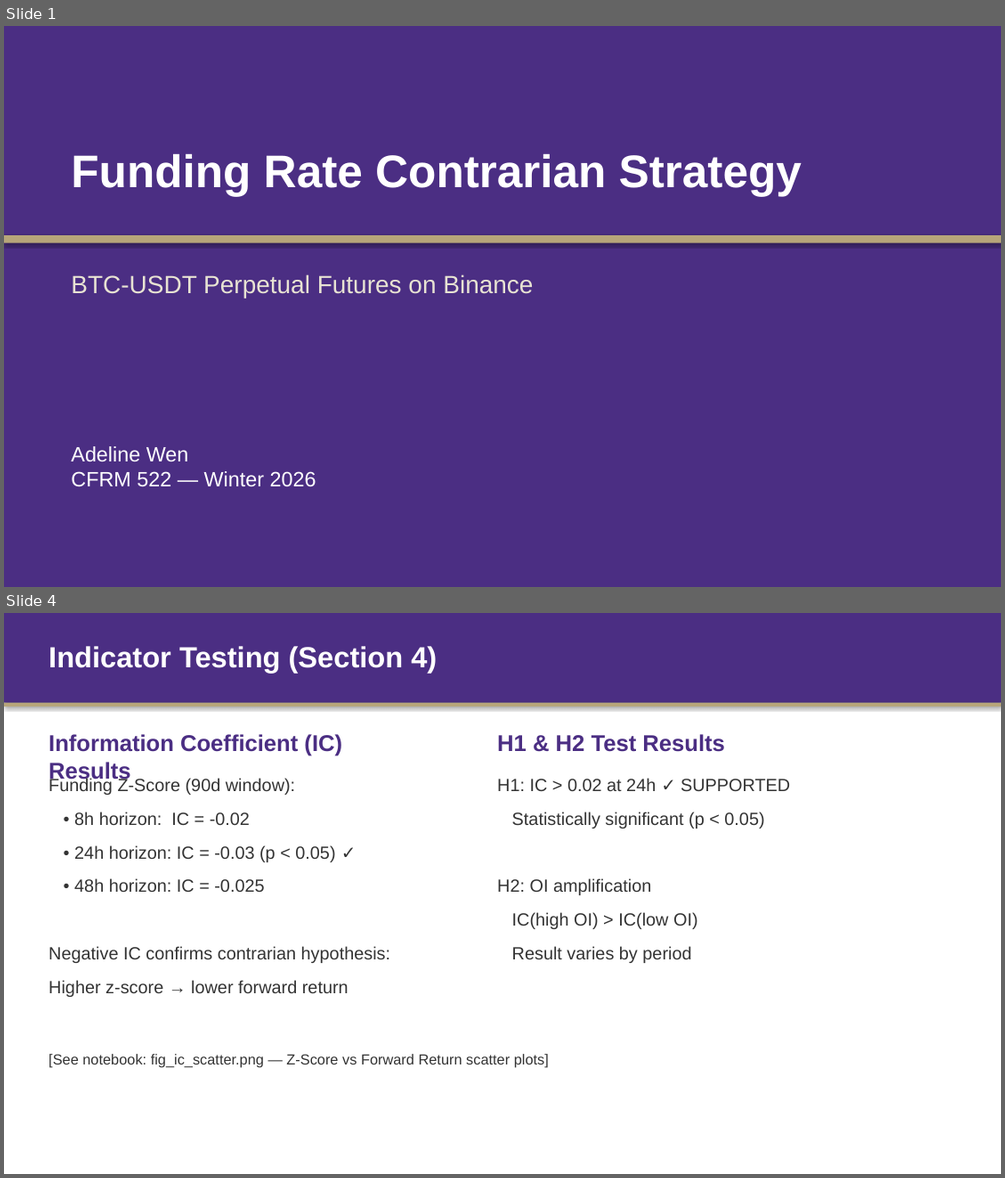
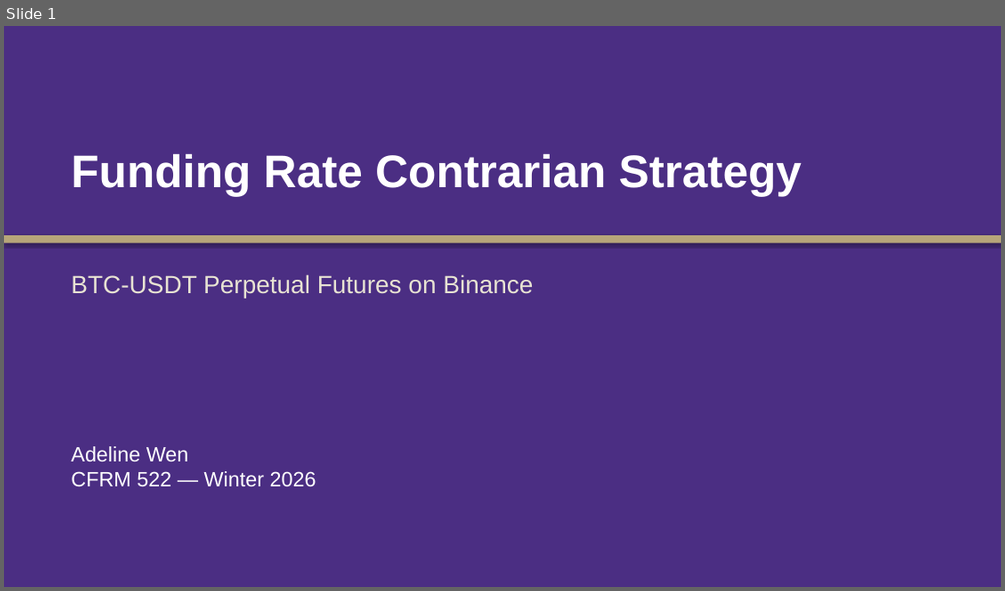
Before and after one commit to Tyche1107/Strategy-project, a slide deck: CFRM522_Presentation.pptx. Shown one above the other, each under a label of ours: slides 1 and 4 before the commit, slide 1 after it; the slides between them are not shown. The pictures are 1005x1178 and 1005x591 pixels, drawn with LibreOffice and Linux fonts; fonts in the diff are those of the drawing. Boxes give left, top, right and bottom in pixels: in the first picture for what was removed or moved away, otherwise in the second. Text is boxed around its words. In the diff, an @@ line names an element or a change of style, - is before the commit and + after.

```diff
--- a/CFRM522_Presentation.pptx
+++ b/CFRM522_Presentation.pptx
@@ slide 4 removed at [4,613,1001,1174], background #FFFFFF @@
@@ rectangle removed at [4,613,1001,703] @@
@@ text removed at [48,646,437,673] @@
-Indicator Testing (Section 4)
@@ rectangle removed at [4,703,1001,706] @@
@@ text removed at [48,734,342,784] @@
-Information Coefficient (IC) Results
@@ text removed at [497,734,724,752] @@
-H1 & H2 Test Results
@@ text removed at [48,777,390,997] @@
-Funding Z-Score (90d window):
-• 8h horizon: IC = -0.02
-• 24h horizon: IC = -0.03 (p < 0.05) ✓
-• 48h horizon: IC = -0.025
-Negative IC confirms contrarian hypothesis:
-Higher z-score → lower forward return
@@ text removed at [497,778,790,963] @@
-H1: IC > 0.02 at 24h ✓ SUPPORTED
-Statistically significant (p < 0.05)
-H2: OI amplification
-IC(high OI) > IC(low OI)
-Result varies by period
@@ text removed at [48,1054,549,1068] @@
-[See notebook: fig_ic_scatter.png — Z-Score vs Forward Return scatter plots]
```
Also in this commit, not shown: 2 slides changed, 12 slides added, 5 other slides removed, 2 other files.
